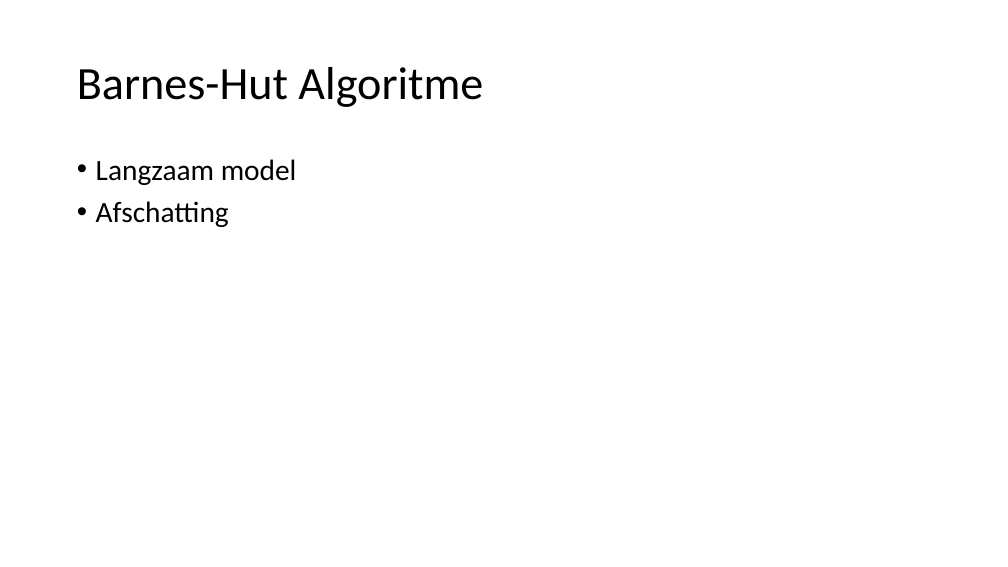
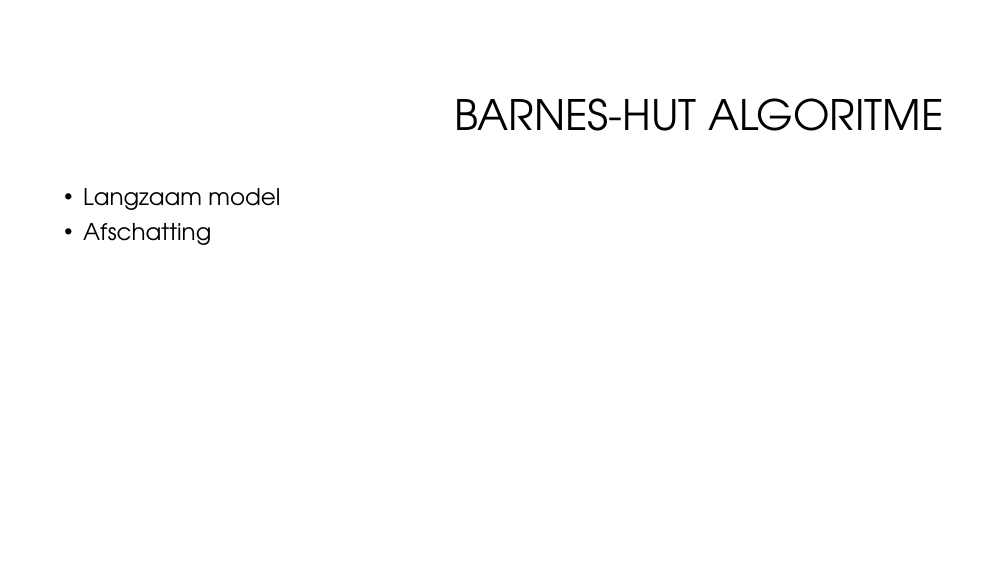
Before and after one commit to CBarendrecht/mod2b, a slide deck: slide 6 of Presentatie/Presentatie.pptx. Drawn at 1008x567 pixels with LibreOffice and Linux fonts; fonts in the diff are those of the drawing; background and template pictures are left out. Boxes give left, top, right and bottom in pixels: in the first picture for what was removed or moved away, otherwise in the second. Text is boxed around its words. In the diff, an @@ line names an element or a change of style, - is before the commit and + after.

```diff
--- a/Presentatie/Presentatie.pptx
+++ b/Presentatie/Presentatie.pptx
@@ title at <box>454,98,943,131</box>: text changed; size 44 to 40 pt; font Calibri to TeX Gyre Adventor @@
-Barnes-Hut Algoritme
+BARNES-HUT ALGORITME
@@ text "Langzaam model": place and size @@
-text "Langzaam model" at <box>96,159,297,227</box>
+text "Langzaam model" at <box>83,188,280,245</box>
@@ text "Langzaam model" at <box>83,188,280,245</box>: size 28 to 22 pt, font Calibri to TeX Gyre Adventor @@
```
Also in this commit, not shown: 10 other slides changed, 1 other file.
